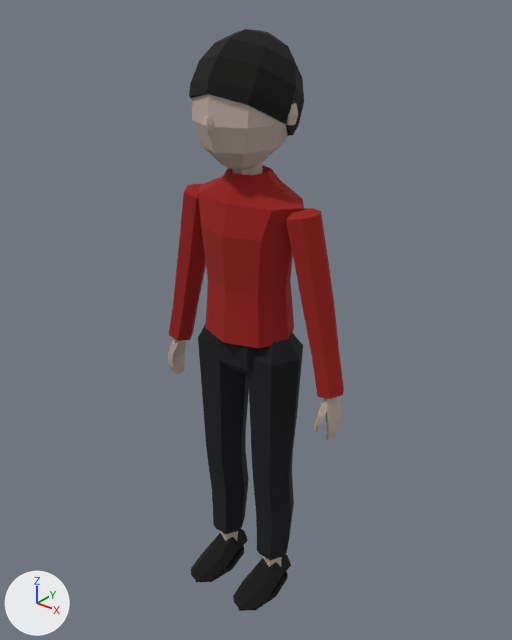
What one commit did to the glTF model models/boy_lo.glb.
Camera for both pictures: a camera (50 mm lens) standing at (0.924, -1.132, 1.427) and looking at (-0.002, 0.025, 0.71). Every picture has the same lights, and +X, +Y and +Z are marked at lower left. The older version comes first. Vertices at exactly the same position are counted once.

The first picture shows 'boy_lo'.
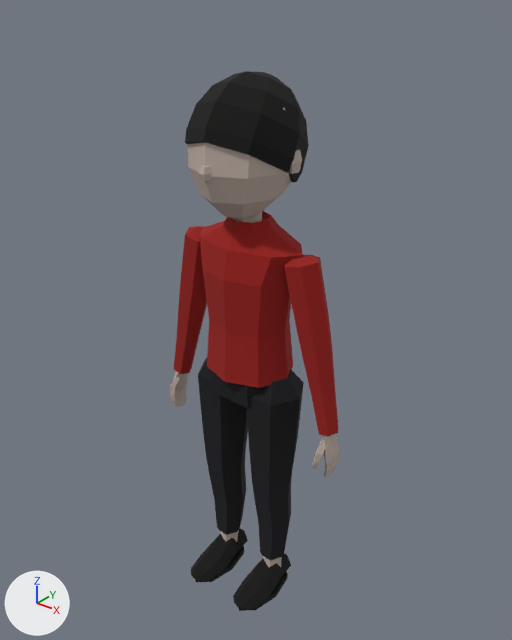
Boxes (x1, y1, x2, y2) around the edits, measured in the pictures (512 x 640 px; the box of a moved part takes in the faces that stretch with it):
'boy_lo', reshaped (7% shorter)
    before: (168, 29, 344, 611)
    after: (170, 71, 339, 611)
part 1 of me_boy_lo, moved or reshaped
    before: (198, 165, 304, 348)
    after: (200, 211, 303, 388)
part 2 of me_boy_lo, moved or reshaped (mostly hidden)
    before: (232, 162, 263, 175)
    after: (233, 212, 262, 223)
part 3 of me_boy_lo, moved or reshaped
    before: (192, 94, 288, 170)
    after: (188, 108, 291, 219)
part 4 of me_boy_lo, moved or reshaped
    before: (286, 103, 298, 125)
    after: (290, 150, 302, 174)
part 5 of me_boy_lo, moved or reshaped
    before: (202, 116, 214, 132)
    after: (199, 165, 212, 181)
part 6 of me_boy_lo, moved or reshaped
    before: (324, 397, 342, 441)
    after: (322, 434, 339, 477)
part 7 of me_boy_lo, moved or reshaped
    before: (314, 401, 329, 431)
    after: (312, 440, 327, 469)
part 8 of me_boy_lo, moved or reshaped
    before: (172, 338, 186, 375)
    after: (174, 371, 188, 407)
part 9 of me_boy_lo, moved or reshaped
    before: (168, 341, 178, 369)
    after: (170, 375, 180, 402)
part 10 of me_boy_lo, moved or reshaped
    before: (189, 29, 304, 136)
    after: (185, 71, 308, 182)
part 11 of me_boy_lo, moved or reshaped
    before: (169, 184, 344, 587)
    after: (174, 226, 338, 587)

Diff of the bpy script that builds the scene:
```diff
--- a/models/boy_lo.glb.py
+++ b/models/boy_lo.glb.py
@@ me_boy_lo @@
 # used by ob_boy_lo; location = (0.0, 0.0, 0.0)
-me_boy_lo.from_pydata(...)  # 829 vertices, 1566 faces; spans x -0.257..0.257, y -0.141..0.119, z -0.025..1.336
+me_boy_lo.from_pydata(...)  # 829 vertices, 1566 faces; spans x -0.249..0.249, y -0.145..0.131, z -0.025..1.26
+# me_boy_lo part 1: the loose piece of 74 vertices spanning x -0.14..0.14, y -0.093..0.093, z 0.692..1.066 is moved by (0.0, 0.0, -0.1)
+# me_boy_lo part 2: the loose piece of 17 vertices spanning x -0.027..0.033, y -0.035..0.031, z 1.02..1.11 is moved by (0.0, 0.0, -0.1)
+# me_boy_lo part 3: the loose piece of 66 vertices spanning x -0.101..0.101, y -0.125..0.107, z 1.075..1.325 is turned 0.4 degrees about the x axis through its middle and scaled by 1.1, then moved by (0.0, 0.0, -0.089)
+# me_boy_lo part 4: the loose piece of 20 vertices spanning x 0.087..0.113, y -0.012..0.02, z 1.169..1.207 is scaled about its middle by (1.08, 1.11, 1.11), then moved by (0.01, 0.001, -0.09)
+# me_boy_lo part 5: the loose piece of 20 vertices spanning x -0.012..0.012, y -0.133..-0.107, z 1.163..1.189 is moved by (0.0, -0.011, -0.091)
+# me_boy_lo part 6: the loose piece of 48 vertices spanning x 0.211..0.249, y -0.031..0.025, z 0.5..0.629 is moved by (0.0, 0.0, -0.1)
+# me_boy_lo part 7: the loose piece of 26 vertices spanning x 0.214..0.236, y -0.05..-0.012, z 0.534..0.601 is moved by (0.0, 0.0, -0.1)
+# me_boy_lo part 8: the loose piece of 48 vertices spanning x -0.247..-0.209, y -0.031..0.025, z 0.5..0.629 is moved by (0.0, 0.0, -0.1)
+# me_boy_lo part 9: the loose piece of 26 vertices spanning x -0.236..-0.214, y -0.05..-0.012, z 0.534..0.601 is moved by (0.0, 0.0, -0.1)
+# me_boy_lo part 10: the loose piece of 50 vertices spanning x -0.108..0.108, y -0.124..0.119, z 1.121..1.336 is scaled about its middle by 1.1, then moved by (0.0, 0.0, -0.087)
+# me_boy_lo part 11: 282 of 829 vertices moved; they spanned x -0.257..0.257, y -0.075..0.079, z 0.03..1.009 and now span x -0.249..0.249, y -0.075..0.079, z 0.029..0.91; mean shift (0.0, 0.0, -0.063); largest move (0.257, 0.0, 0.619) -> (0.249, 0.0, 0.518)
+# other edits to the shape of me_boy_lo do not show in these pictures
 me_boy_lo.materials.append(mat_shirt)
```
